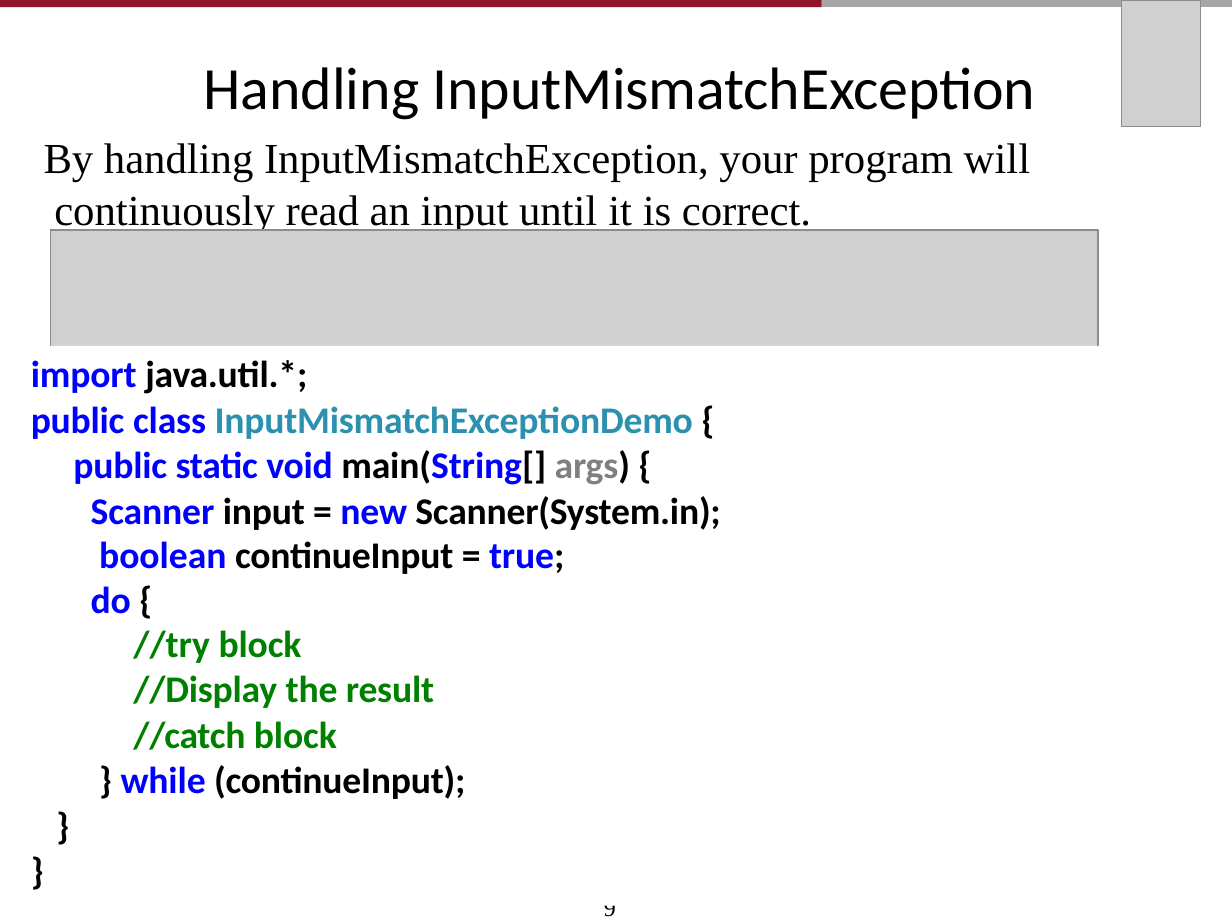
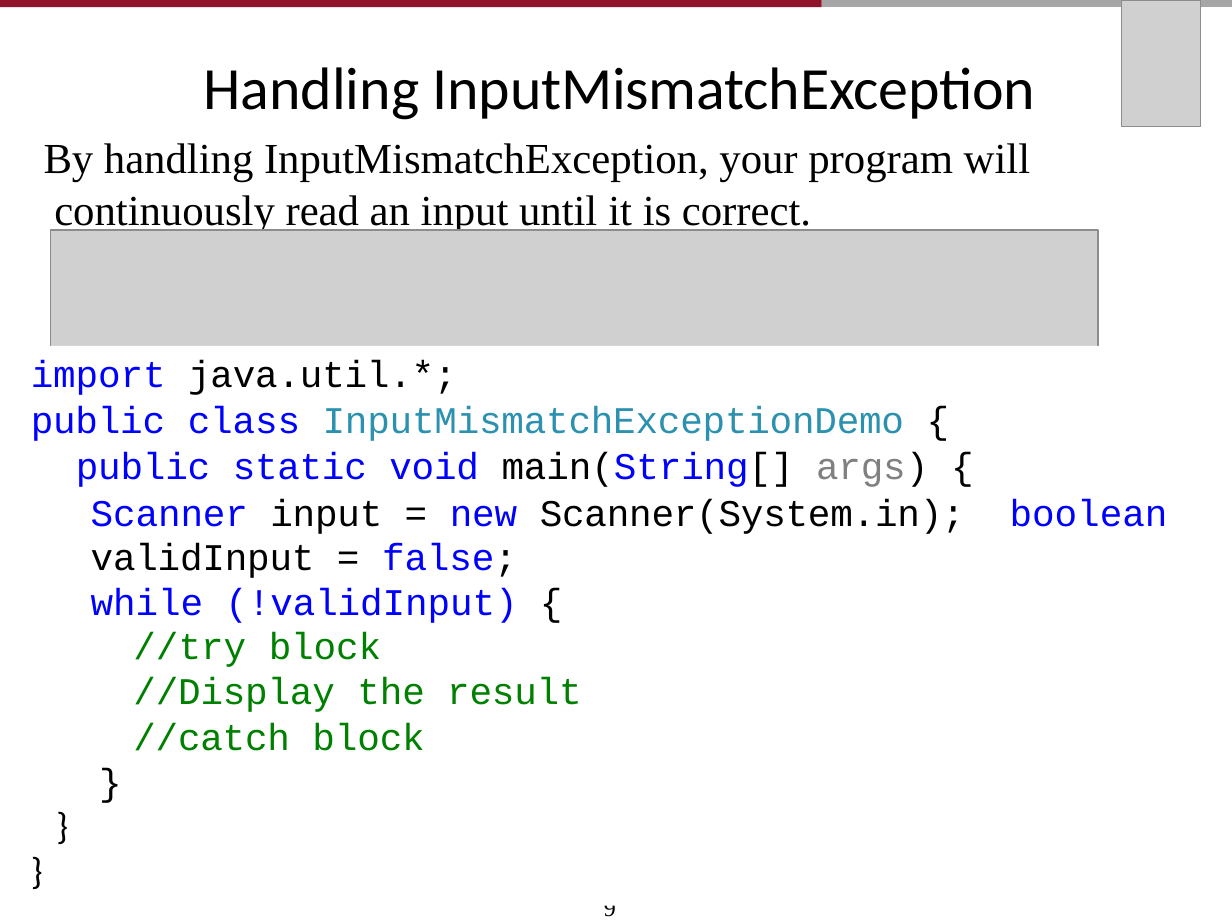
Before and after one commit to AughdonBreslin/CS501IntroToJava, a slide deck: slide 11 of Lectures/11_Exception_Handling_and_Text_I0.pptx (slide 29 before the commit). Drawn at 1232x924 pixels with LibreOffice and Linux fonts; fonts in the diff are those of the drawing; grey boxes stand for pictures. Boxes give left, top, right and bottom in pixels: in the first picture for what was removed or moved away, otherwise in the second. Text is boxed around its words. In the diff, an @@ line names an element or a change of style, - is before the commit and + after.

```diff
--- a/Lectures/11_Exception_Handling_and_Text_I0.pptx
+++ b/Lectures/11_Exception_Handling_and_Text_I0.pptx
@@ text at [31, 360, 581, 751]: font Calibri to Courier New, bold off in "import java.util.*;", "//try block", "//Display the result", "//catch block" @@
@@ text at [31, 406, 1168, 623]: text changed; font Calibri to Courier New; bold off @@
-public class InputMismatchExceptionDemo { public static void main(String[] args) {
-Scanner input = new Scanner(System.in); boolean continueInput = true;
-do {
+public class InputMismatchExceptionDemo {
+public static void main(String[] args) {
+Scanner input = new Scanner(System.in); boolean validInput = false;
+while (!validInput) {
@@ text at [121, 765, 465, 799]: text changed; font Calibri to Courier New; bold off @@
-} while (continueInput);
+}
@@ text "}" at [54, 802, 70, 846]: bold off @@
@@ text "}" at [30, 846, 46, 891]: bold off @@
```
Also in this commit, not shown: 21 other slides changed, 3 slides added, 29 slides removed, 26 other files.
